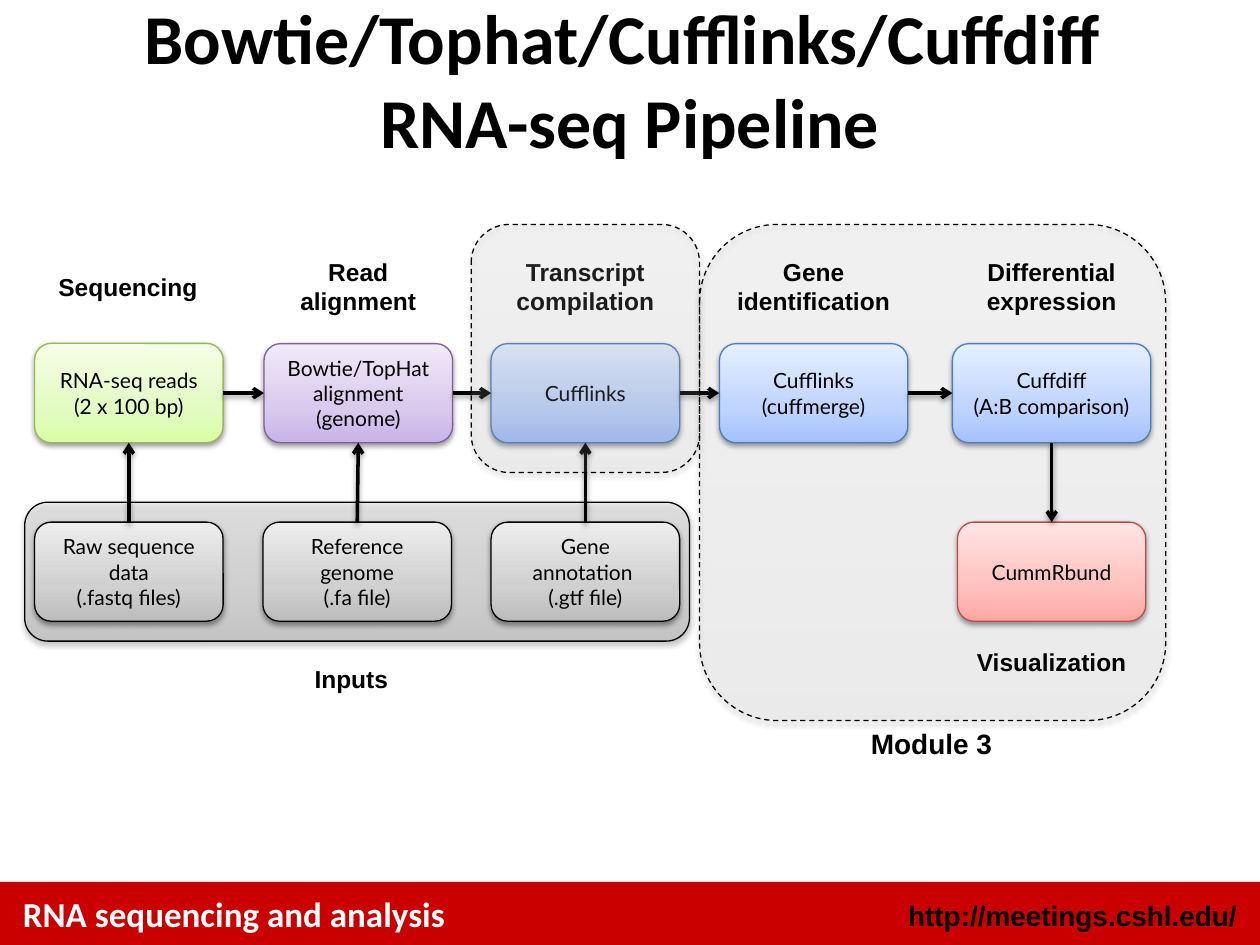
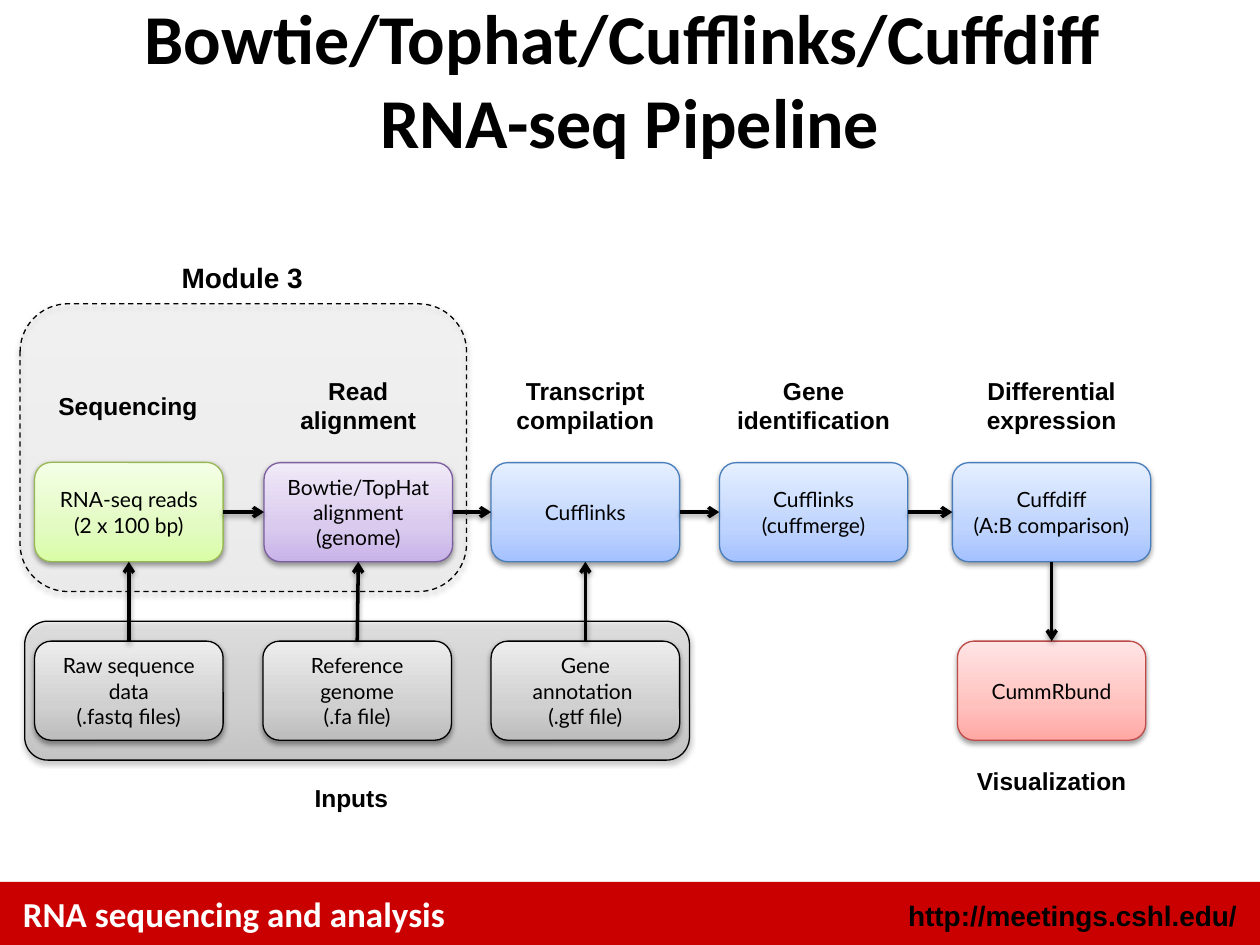
Before and after one commit to griffithlab/rnaseq_tutorial, a slide deck: slide 26 of lectures/cshl/2014/RNASeq_Module3_Lecture.pptx (slide 21 before the commit). Drawn at 1260x945 pixels with LibreOffice and Linux fonts; fonts in the diff are those of the drawing. Boxes give left, top, right and bottom in pixels: in the first picture for what was removed or moved away, otherwise in the second. Text is boxed around its words. In the diff, an @@ line names an element or a change of style, - is before the commit and + after.

Commit message:
harmonize module numbering with wiki numbering

```diff
--- a/lectures/cshl/2014/RNASeq_Module3_Lecture.pptx
+++ b/lectures/cshl/2014/RNASeq_Module3_Lecture.pptx
@@ rounded rectangle removed at [471,224,699,472] @@
@@ rounded rectangle removed at [699,224,1166,721] @@
@@ text "Module 3": place and size @@
-text "Module 3" at [871,733,992,755]
+text "Module 3" at [182,267,303,289]
@@ rounded rectangle added at [20,304,466,591], fill gradient #BDBDBD to #D1D1D1 to #EEEEEE, outline #000000 0.75 pt dashed @@
@@ 10 rounded rectangles, 8 arrows, 7 texts: place and size @@
-10 rounded rectangles, 8 arrows, 7 texts at [25,263,1150,693]
+10 rounded rectangles, 8 arrows, 7 texts at [25,382,1150,812]
```
Also in this commit, not shown: 2 other slides changed, 21 slides added, 16 slides removed, 17 other files.
